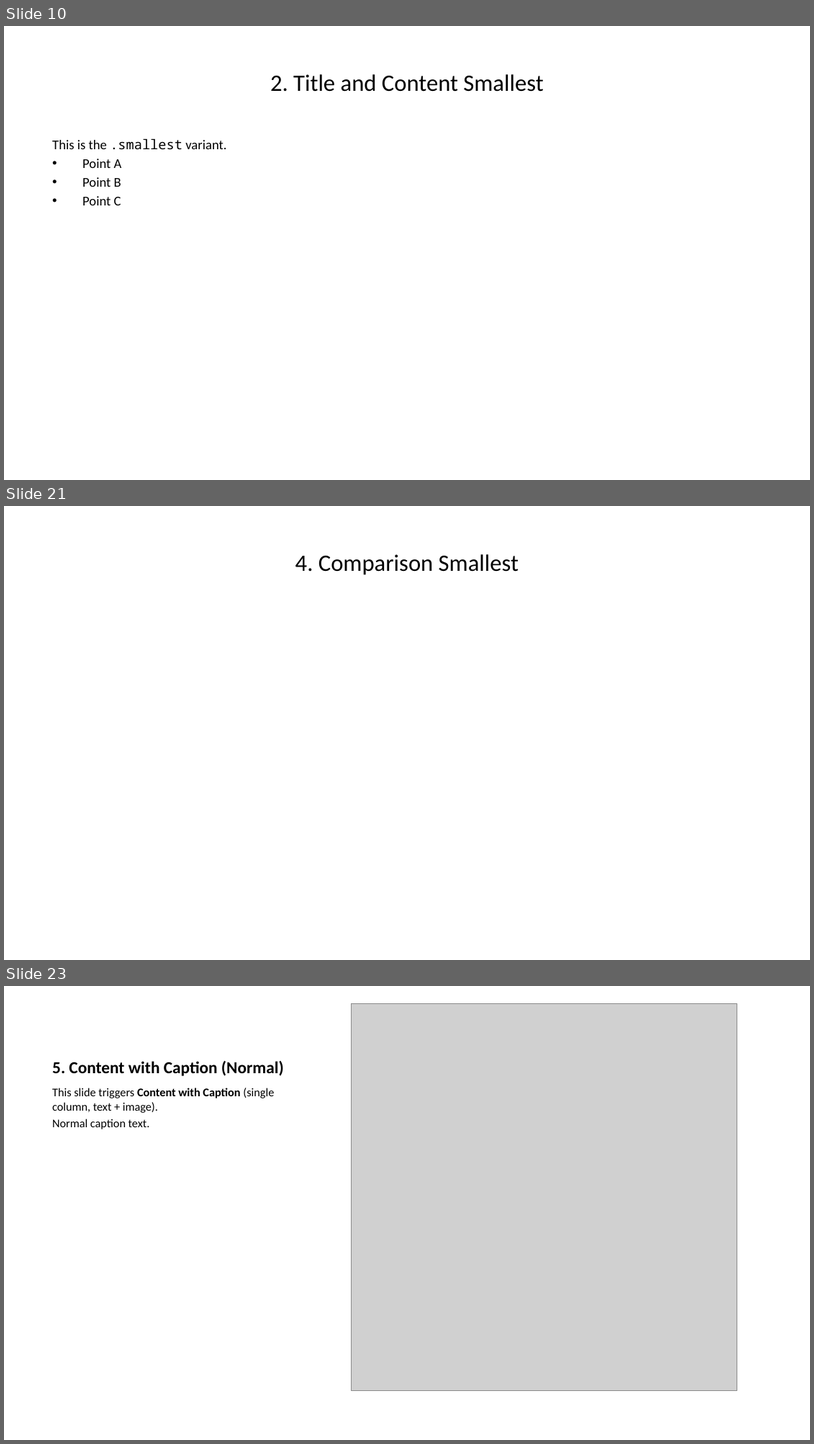
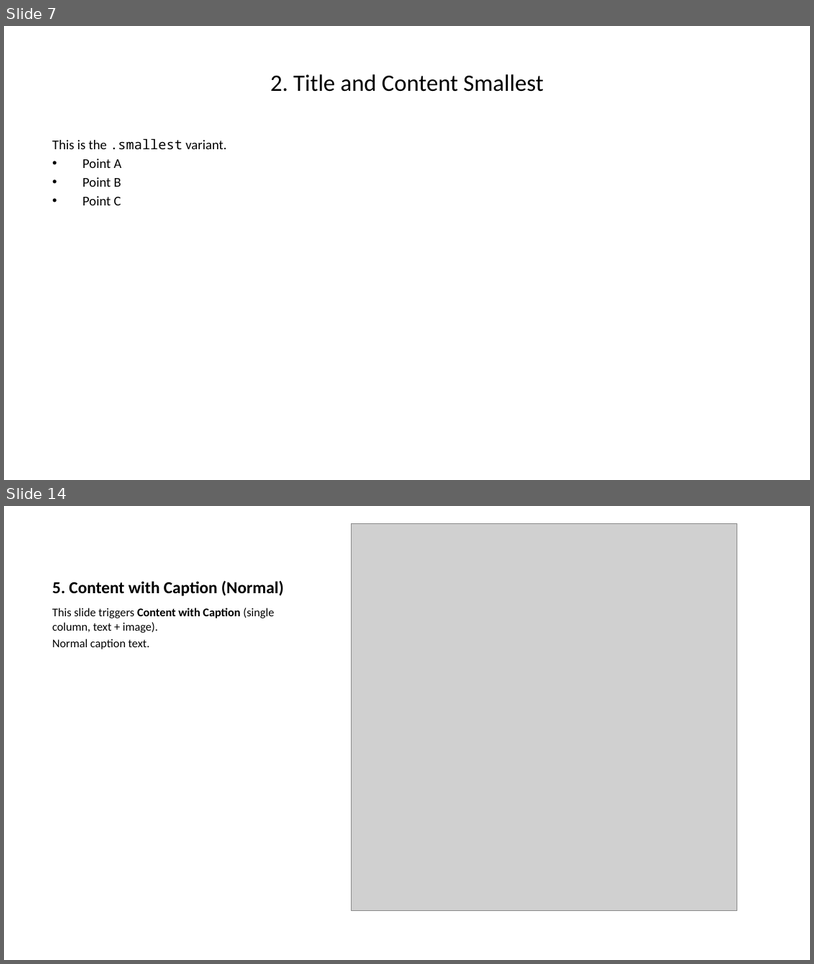
Before and after one commit to David-Rieger/quarto-pptx-layouts, a slide deck: example/example.pptx. Shown one above the other, each under a label of ours: slides 10, 21 and 23 before the commit, slides 7 and 14 after it; the slides between them are not shown. The pictures are 814x1444 and 814x964 pixels, drawn with LibreOffice and Linux fonts; fonts in the diff are those of the drawing; grey boxes stand for pictures. Boxes give left, top, right and bottom in pixels: in the first picture for what was removed or moved away, otherwise in the second. Text is boxed around its words. In the diff, an @@ line names an element or a change of style, - is before the commit and + after.

```diff
--- a/example/example.pptx
+++ b/example/example.pptx
@@ slide 21 removed at (x1=4, y1=506, x2=810, y2=960), background #FFFFFF @@
@@ title removed at (x1=296, y1=554, x2=519, y2=575) @@
-4. Comparison Smallest
@@ what was slide 10 is now slide 7 @@
@@ what was slide 23 is now slide 14 @@
```
Also in this commit, not shown: 8 slides changed, 11 other slides removed, 5 other files.
